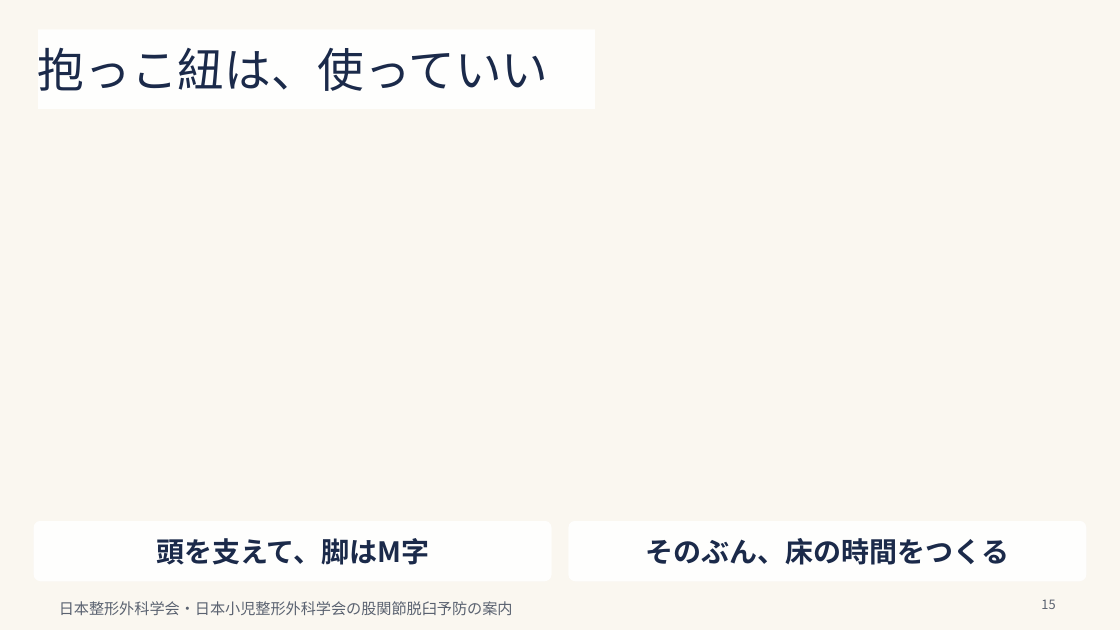
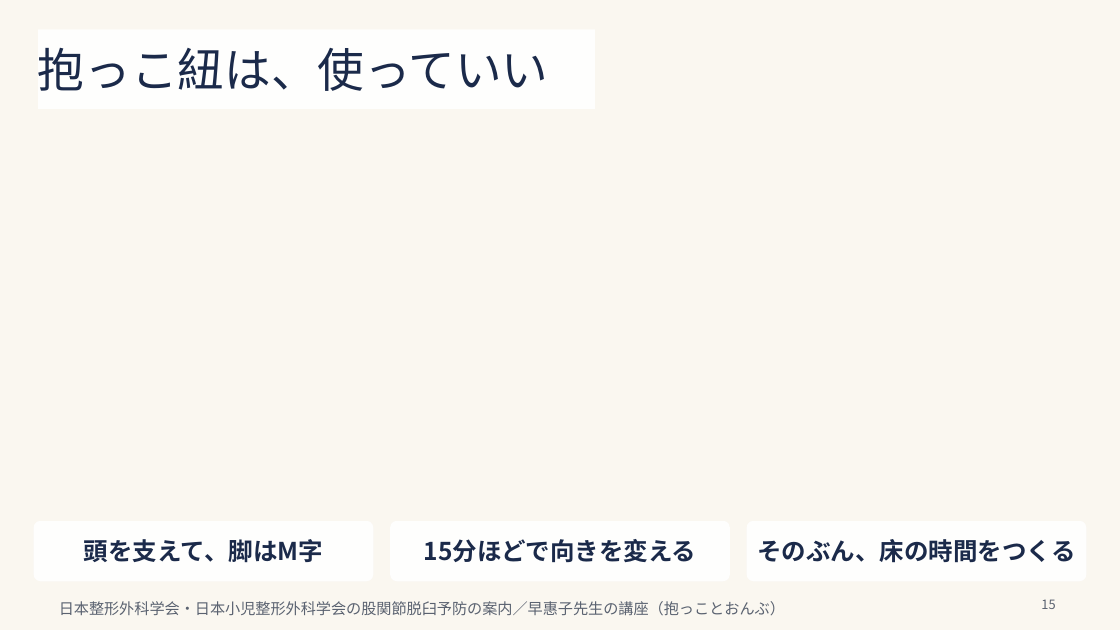
Before and after one commit to tanakayuc/static-pages, a slide deck: slide 15 of pygmalion-emiko-baby-60min-20261031/baby-60min-slides-v12.pptx. Drawn at 1120x630 pixels with LibreOffice and Linux fonts; fonts in the diff are those of the drawing; background and template pictures are left out. Boxes give left, top, right and bottom in pixels: in the first picture for what was removed or moved away, otherwise in the second. Text is boxed around its words. In the diff, an @@ line names an element or a change of style, - is before the commit and + after.

```diff
--- a/pygmalion-emiko-baby-60min-20261031/baby-60min-slides-v12.pptx
+++ b/pygmalion-emiko-baby-60min-20261031/baby-60min-slides-v12.pptx
@@ rounded rectangle "頭を支えて、脚はM字": place and size @@
-rounded rectangle "頭を支えて、脚はM字" at [34,521,552,581]
+rounded rectangle "頭を支えて、脚はM字" at [34,521,373,581]
@@ rounded rectangle "頭を支えて、脚はM字" at [34,521,373,581]: size 24 to 21 pt @@
@@ rounded rectangle added at [390,521,729,581], fill #FFFFFF at 88% opacity, 21 pt, text #1B2A4A, bold @@
+15分ほどで向きを変える
@@ rounded rectangle "そのぶん、床の時間をつくる" at [747,521,1086,581]: size 24 to 21 pt @@
@@ rounded rectangle "そのぶん、床の時間をつくる": place and size @@
-rounded rectangle "そのぶん、床の時間をつくる" at [569,521,1087,581]
+rounded rectangle "そのぶん、床の時間をつくる" at [747,521,1086,581]
@@ text at [59,601,785,615]: text changed @@
-日本整形外科学会・日本小児整形外科学会の股関節脱臼予防の案内
+日本整形外科学会・日本小児整形外科学会の股関節脱臼予防の案内／早惠子先生の講座（抱っことおんぶ）
```
Also in this commit, not shown: 2 other slides changed, 1 slide added, 25 other files.
